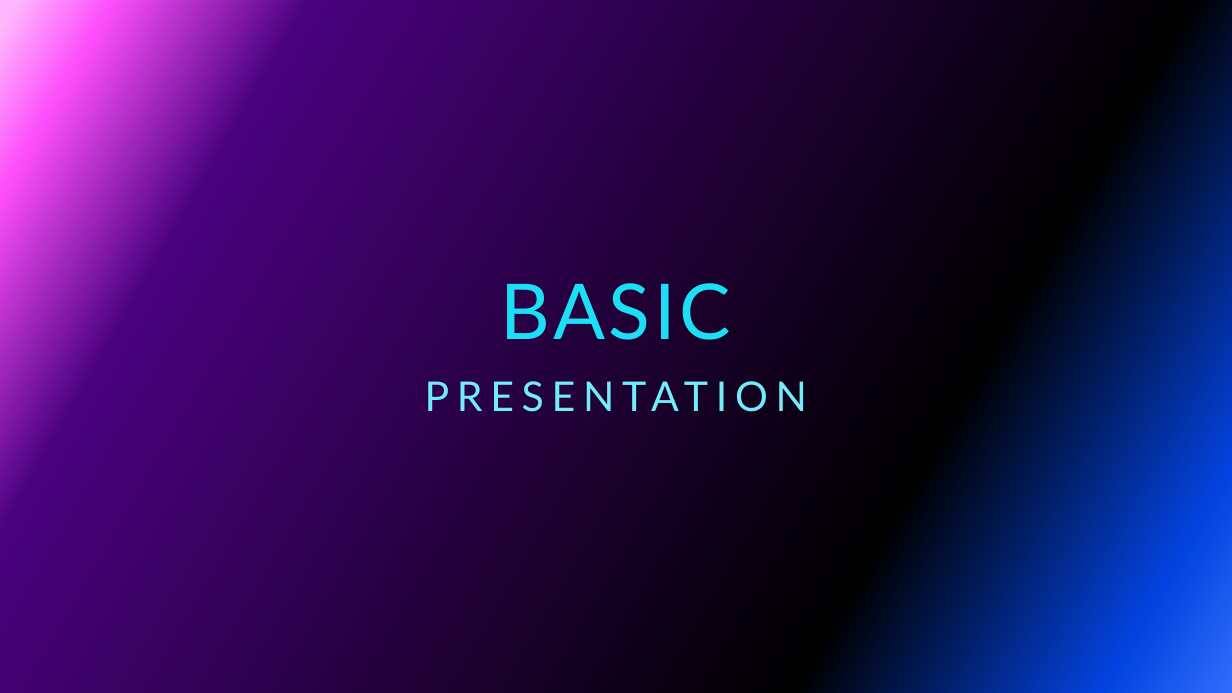
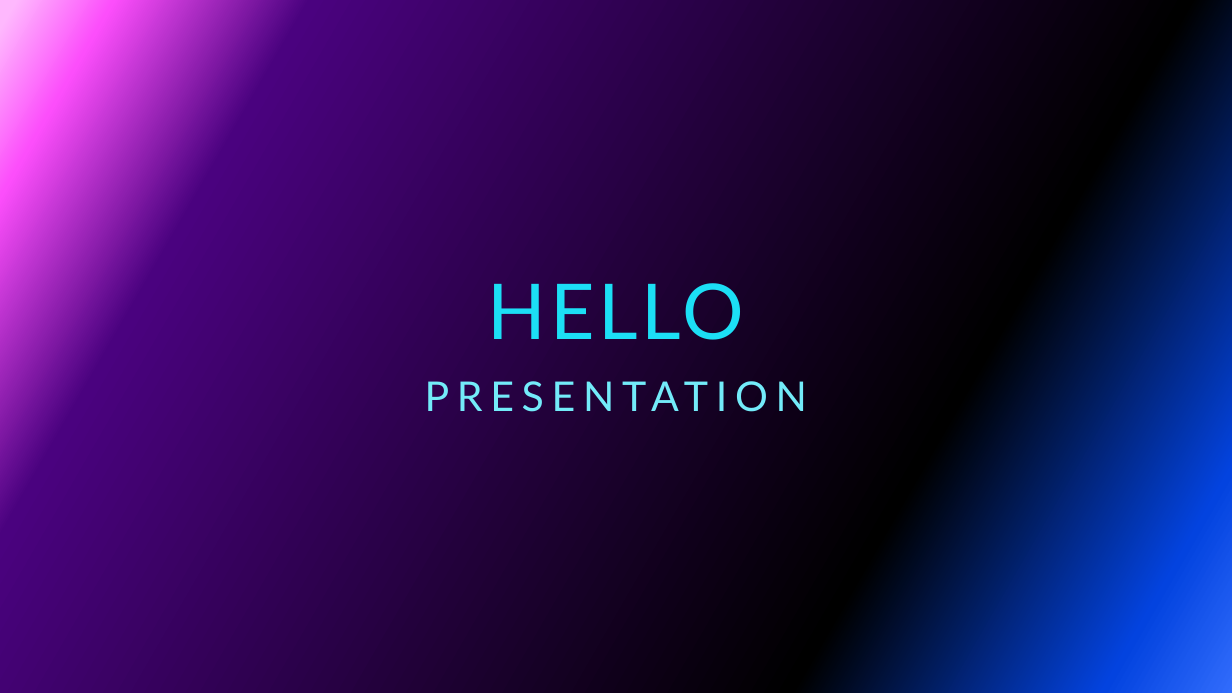
Before and after one commit to LuluFM/Best-Buy-Test-Suite, a slide deck: slide 1 of CEN 4072 Presentation.pptx. Drawn at 1232x693 pixels with LibreOffice and Linux fonts; fonts in the diff are those of the drawing; background and template pictures are left out. Boxes give left, top, right and bottom in pixels: in the first picture for what was removed or moved away, otherwise in the second. Text is boxed around its words. In the diff, an @@ line names an element or a change of style, - is before the commit and + after.

Commit message:
Update CEN 4072 Presentation.pptx
test

```diff
--- a/CEN 4072 Presentation.pptx
+++ b/CEN 4072 Presentation.pptx
@@ title at bbox=[488, 283, 745, 340]: text changed @@
-BASIC
+HELLO
```
